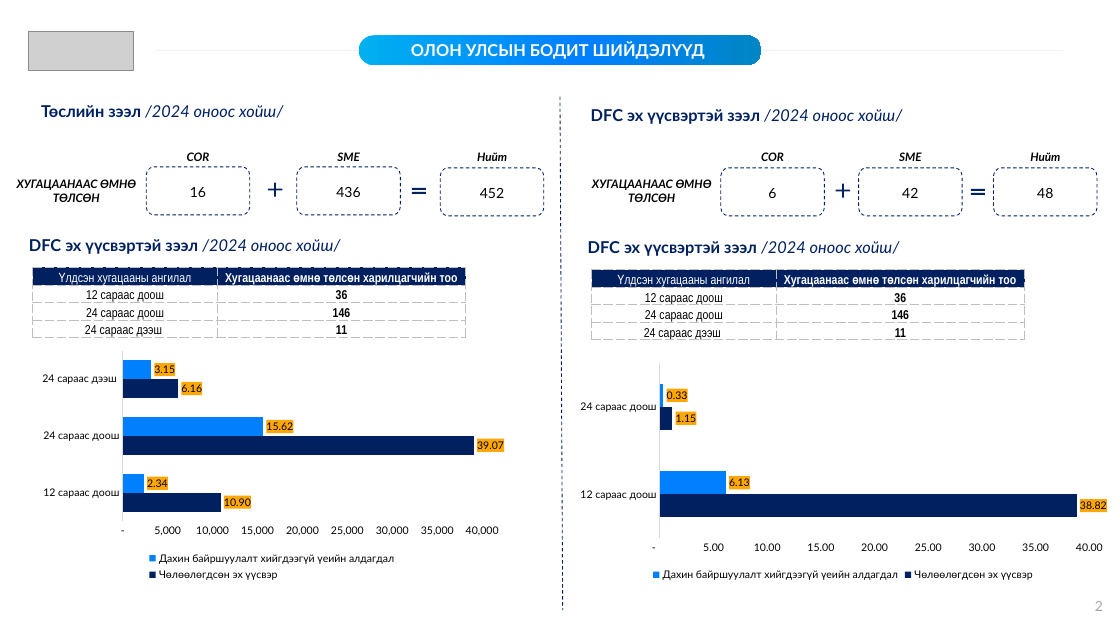
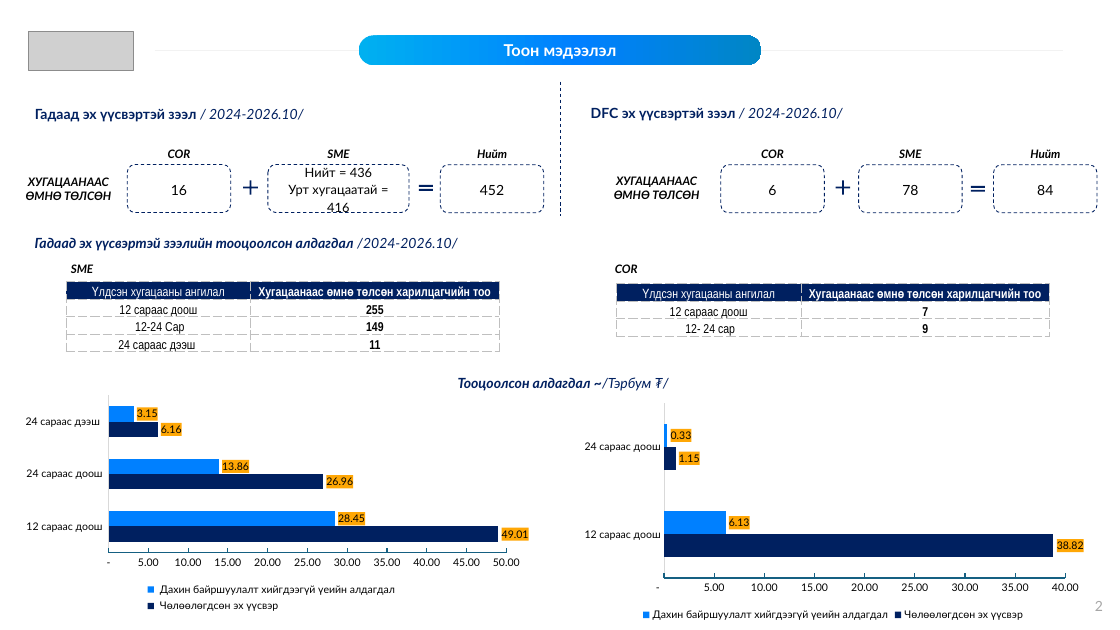
Before and after one commit to exam-ufe/exam, a slide deck: slide 2 of Зээлийн торгуулийн тухай.pptx. Drawn at 1120x630 pixels with LibreOffice and Linux fonts; fonts in the diff are those of the drawing; grey boxes stand for pictures; background and template pictures are left out. Boxes give left, top, right and bottom in pixels: in the first picture for what was removed or moved away, otherwise in the second. Text is boxed around its words. In the diff, an @@ line names an element or a change of style, - is before the commit and + after.

```diff
--- a/Зээлийн торгуулийн тухай.pptx
+++ b/Зээлийн торгуулийн тухай.pptx
@@ text at (504, 44, 617, 59): text changed @@
-ОЛОН УЛСЫН БОДИТ ШИЙДЭЛҮҮД
+Тоон мэдээлэл
@@ line moved from (560, 97) - (563, 610) to (560, 82) - (560, 216) @@
@@ text at (35, 109, 304, 122): text changed; size 14 to 12 pt; bold on; italic off @@
-Төслийн зээл /2024 оноос хойш/
+Гадаад эх үүсвэртэй зээл / 2024-2026.10/
@@ text at (591, 107, 843, 121): text changed; size 14 to 12 pt @@
-DFC эх үүсвэртэй зээл /2024 оноос хойш/
+DFC эх үүсвэртэй зээл / 2024-2026.10/
@@ text "COR": place and size @@
-text "COR" at (187, 152, 210, 161)
+text "COR" at (168, 149, 191, 158)
@@ text "SME": place and size @@
-text "SME" at (337, 152, 359, 161)
+text "SME" at (327, 149, 349, 158)
@@ text "ХУГАЦААНААС ӨМНӨ ТӨЛСӨН" rewrapped from (17, 179, 136, 202) to (26, 177, 111, 200) @@
@@ rounded rectangle "16": place and size @@
-rounded rectangle "16" at (146, 167, 250, 215)
+rounded rectangle "16" at (127, 165, 230, 213)
@@ plus sign: place and size @@
-plus sign at (266, 180, 286, 199)
+plus sign at (240, 178, 260, 197)
@@ rounded rectangle "Нийт = 436": place and size @@
-rounded rectangle "Нийт = 436" at (297, 167, 400, 215)
+rounded rectangle "Нийт = 436" at (268, 165, 409, 213)
@@ text in rounded rectangle at (288, 167, 377, 213): text changed; size 12 to 11 pt @@
-436
+Нийт = 436
+Урт хугацаатай = 416
@@ text "ХУГАЦААНААС ӨМНӨ ТӨЛСӨН" rewrapped from (592, 179, 712, 202) to (614, 176, 699, 199) @@
@@ math equal: place and size @@
-math equal at (410, 182, 429, 199)
+math equal at (417, 180, 435, 197)
@@ text in rounded rectangle at (902, 185, 918, 195): text changed @@
-42
+78
@@ math equal: place and size @@
-math equal at (969, 184, 987, 201)
+math equal at (969, 181, 987, 197)
@@ text in rounded rectangle at (1037, 185, 1053, 195): text changed @@
-48
+84
@@ text at (35, 237, 457, 251): text changed; size 14 to 12 pt; italic on @@
-DFC эх үүсвэртэй зээл /2024 оноос хойш/
+Гадаад эх үүсвэртэй зээлийн тооцоолсон алдагдал /2024-2026.10/
@@ text added at (71, 264, 93, 273), 10 pt, text #000000, bold, italic @@
+SME
@@ text removed at (588, 241, 899, 256) @@
-DFC эх үүсвэртэй зээл /2024 оноос хойш/
@@ text added at (615, 264, 638, 273), 10 pt, text #000000, bold, italic @@
+COR
@@ table at (66, 282, 500, 356) @@
-row 2, column 2: 36
+row 2, column 2: 255
-row 3, column 1: 24 сараас доош
+row 3, column 1: 12-24 Сар
-row 3, column 2: 146
+row 3, column 2: 149
@@ table: place and size @@
-table at (33, 267, 466, 342)
+table at (66, 282, 500, 356)
@@ table at (617, 284, 1050, 341) @@
-row 2: 12 сараас доош | 36
-row 3: 24 сараас доош | 146
-row 4: 24 сараас дээш | 11
+row 2: 12 сараас доош | 7
+row 3: 12- 24 сар | 9
@@ table: place and size @@
-table at (592, 270, 1025, 344)
+table at (617, 284, 1050, 341)
@@ text added at (458, 377, 652, 391), 12 pt, text #002060, bold, italic @@
+Тооцоолсон алдагдал ~/Тэрбум ₮/
@@ bar chart at (13, 391, 534, 616) @@
-categories: 12 сараас доош, 24 сараас доош, 24 сараас дээш 
+categories:  12 сараас доош ,  24 сараас доош ,  24 сараас дээш  
-Чөлөөлөгдсөн эх үүсвэр: 10900000000, 39070000000, 6160000000
+ Чөлөөлөгдсөн эх үүсвэр : 49010000000, 26960000000, 6160000000
-Дахин байршуулалт хийгдээгүй үеийн алдагдал: 2340000000, 15620000000, 3150000000
+ Дахин байршуулалт хийгдээгүй үеийн алдагдал : 28450000000, 13860000000, 3150000000
@@ value axis changed @@
@@ bar spacing changed @@
@@ bar chart: place and size @@
-bar chart at (33, 346, 511, 585)
+bar chart at (13, 391, 534, 616)
@@ bar chart at (574, 399, 1091, 625) @@
@@ value axis changed @@
@@ bar chart: place and size @@
-bar chart at (570, 359, 1117, 585)
+bar chart at (574, 399, 1091, 625)
```
Also in this commit, not shown: 3 other slides changed, 4 slides added, 18 slides removed.
